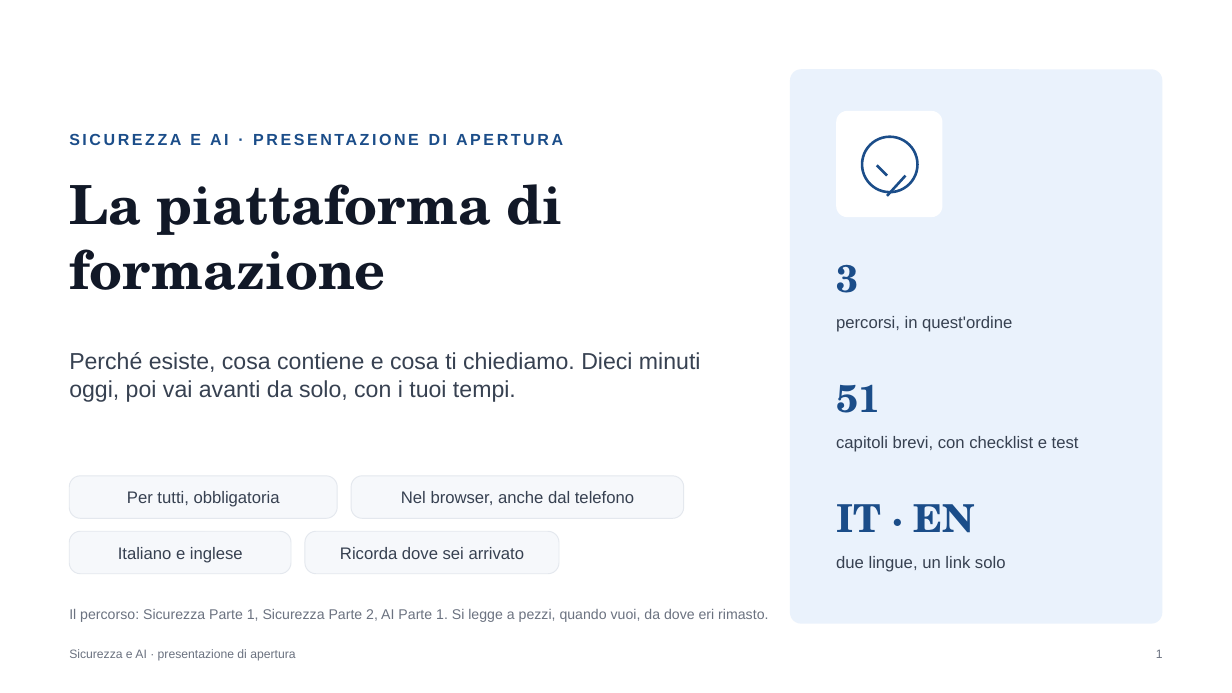
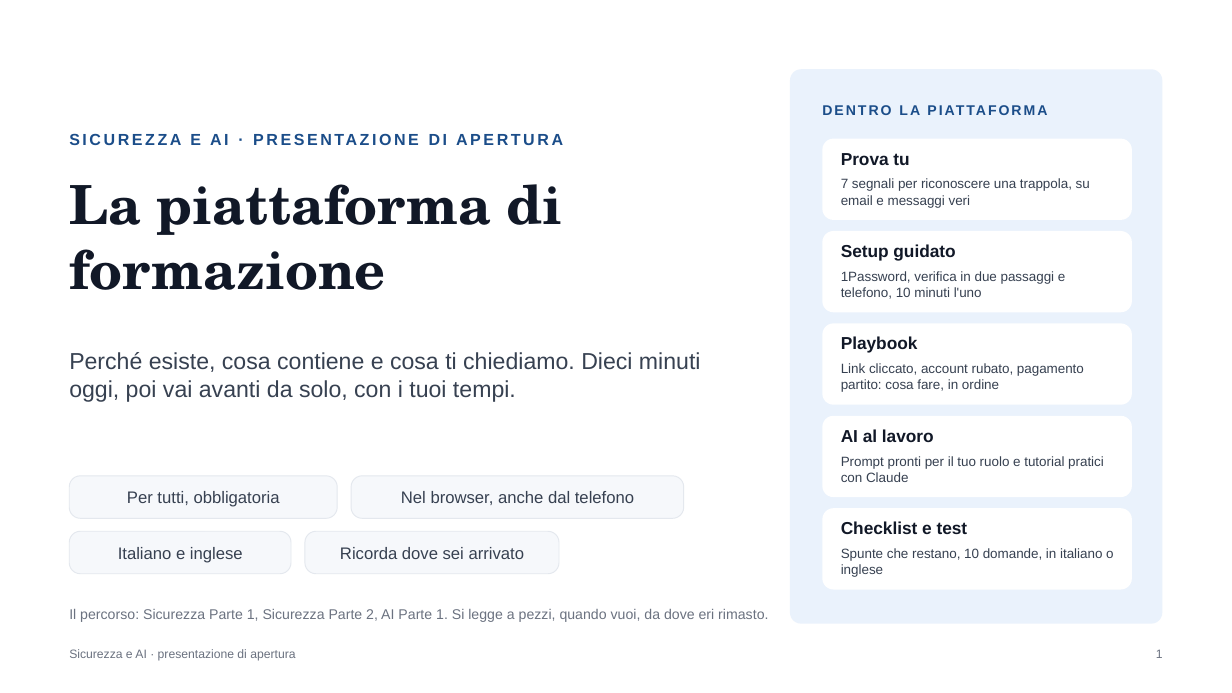
Before and after one commit to Mr-Hodler/IT-Security-AI-CrossCompany, a slide deck: slide 1 of Presentazione di apertura, Sicurezza e AI.pptx. Drawn at 1232x693 pixels with LibreOffice and Linux fonts; fonts in the diff are those of the drawing. Boxes give left, top, right and bottom in pixels: in the first picture for what was removed or moved away, otherwise in the second. Text is boxed around its words. In the diff, an @@ line names an element or a change of style, - is before the commit and + after.

```diff
--- a/Presentazione di apertura, Sicurezza e AI.pptx
+++ b/Presentazione di apertura, Sicurezza e AI.pptx
@@ text added at (x1=823, y1=102, x2=1137, y2=129), 11 pt, text #1B4D89, bold @@
+DENTRO LA PIATTAFORMA
@@ rounded rectangle resized from (x1=836, y1=111, x2=943, y2=217) to (x1=823, y1=139, x2=1132, y2=220) @@
@@ rounded rectangle at (x1=823, y1=139, x2=1132, y2=220): proportions changed @@
@@ ellipse removed at (x1=862, y1=137, x2=918, y2=192) @@
@@ text added at (x1=841, y1=153, x2=909, y2=165), 13.5 pt, text #111827, bold @@
+Prova tu
@@ text added at (x1=841, y1=178, x2=1090, y2=208), 10.5 pt, text #374151 @@
+7 segnali per riconoscere una trappola, su email e messaggi veri
@@ line removed from (877, 165) to (887, 176) @@
@@ line removed from (887, 196) to (906, 176) @@
@@ rounded rectangle resized from (x1=836, y1=264, x2=858, y2=293) to (x1=823, y1=231, x2=1132, y2=312) @@
@@ rounded rectangle at (x1=823, y1=231, x2=1132, y2=312): fill none to #FFFFFF @@
@@ text in rounded rectangle at (x1=836, y1=264, x2=858, y2=293): text removed @@
-3
@@ text at (x1=841, y1=244, x2=955, y2=261): text changed; size 13 to 13.5 pt; text colour #374151 to #111827; bold on @@
-percorsi, in quest'ordine
+Setup guidato
@@ text at (x1=841, y1=271, x2=1065, y2=299): text changed; size 30 to 10.5 pt; font TeX Gyre Schola to Arial; text colour #1B4D89 to #374151; bold off @@
-51
+1Password, verifica in due passaggi e telefono, 10 minuti l'uno
@@ rounded rectangle added at (x1=823, y1=323, x2=1132, y2=405), fill #FFFFFF @@
@@ text added at (x1=841, y1=336, x2=918, y2=353), 13.5 pt, text #111827, bold @@
+Playbook
@@ text at (x1=841, y1=363, x2=1084, y2=392): text changed; size 13 to 10.5 pt @@
-due lingue, un link solo
+Link cliccato, account rubato, pagamento partito: cosa fare, in ordine
@@ rounded rectangle added at (x1=823, y1=416, x2=1132, y2=497), fill #FFFFFF @@
@@ text added at (x1=841, y1=429, x2=934, y2=442), 13.5 pt, text #111827, bold @@
+AI al lavoro
@@ text added at (x1=841, y1=456, x2=1104, y2=482), 10.5 pt, text #374151 @@
+Prompt pronti per il tuo ruolo e tutorial pratici con Claude
@@ rounded rectangle added at (x1=823, y1=508, x2=1132, y2=590), fill #FFFFFF @@
@@ text removed at (x1=836, y1=504, x2=975, y2=533) @@
-IT · EN
@@ text at (x1=841, y1=521, x2=968, y2=534): text changed; size 13 to 13.5 pt; text colour #374151 to #111827; bold on @@
-capitoli brevi, con checklist e test
+Checklist e test
@@ text added at (x1=841, y1=548, x2=1113, y2=577), 10.5 pt, text #374151 @@
+Spunte che restano, 10 domande, in italiano o inglese
```
Also in this commit, not shown: 6 other slides changed, 1 slide added, 1 slide removed, 1 other file.
